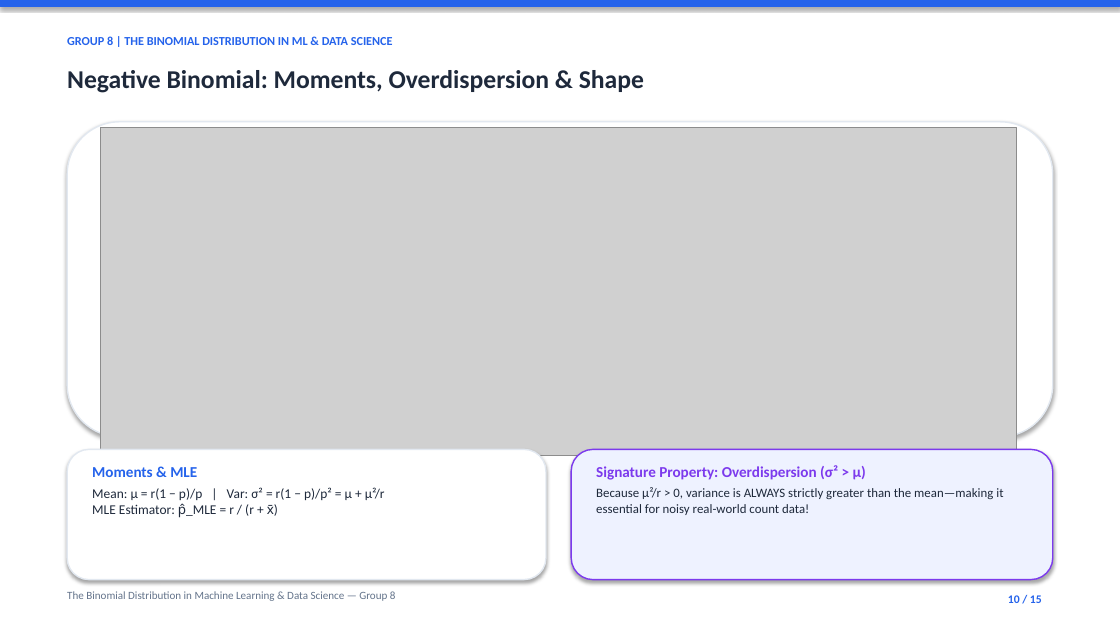
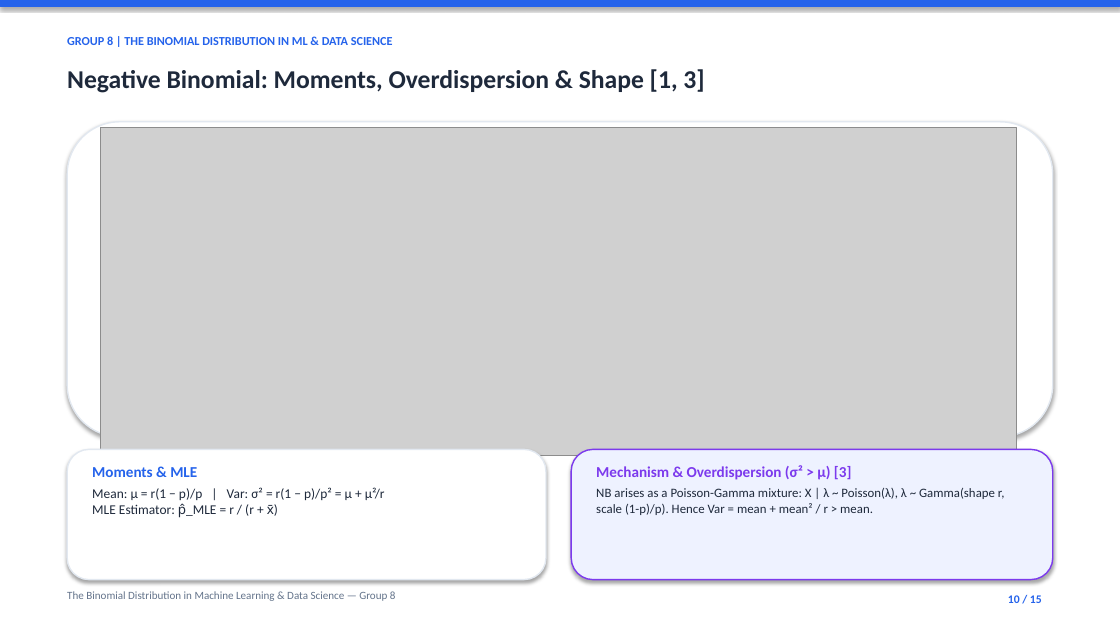
Before and after one commit to TariqYouhana/stat-probability-distributions-ml, a slide deck: slide 10 of slides.pptx. Drawn at 1120x630 pixels with LibreOffice and Linux fonts; fonts in the diff are those of the drawing; grey boxes stand for pictures. Boxes give left, top, right and bottom in pixels: in the first picture for what was removed or moved away, otherwise in the second. Text is boxed around its words. In the diff, an @@ line names an element or a change of style, - is before the commit and + after.

Commit message:
Apply rubric fixes: pooled A/B test, CDF median, Binomial naming, NB mechanism, title & citations

```diff
--- a/slides.pptx
+++ b/slides.pptx
@@ text at (x1=67, y1=69, x2=704, y2=93): text changed @@
-Negative Binomial: Moments, Overdispersion & Shape
+Negative Binomial: Moments, Overdispersion & Shape [1, 3]
@@ text at (x1=596, y1=465, x2=1005, y2=515): text changed @@
-Signature Property: Overdispersion (σ² > μ)
-Because μ²/r > 0, variance is ALWAYS strictly greater than the mean—making it essential for noisy real-world count data!
+Mechanism & Overdispersion (σ² > μ) [3]
+NB arises as a Poisson-Gamma mixture: X | λ ~ Poisson(λ), λ ~ Gamma(shape r, scale (1-p)/p). Hence Var = mean + mean² / r > mean.
```
Also in this commit, not shown: 9 other slides changed, 11 other files.
